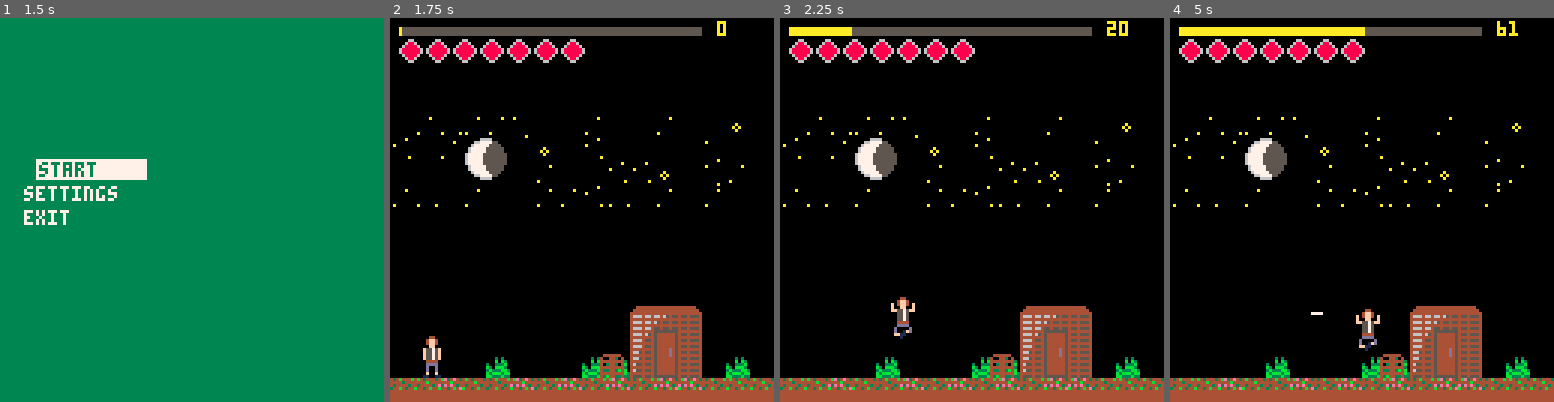
Above: before the commit, frames 1-4 (left to right).
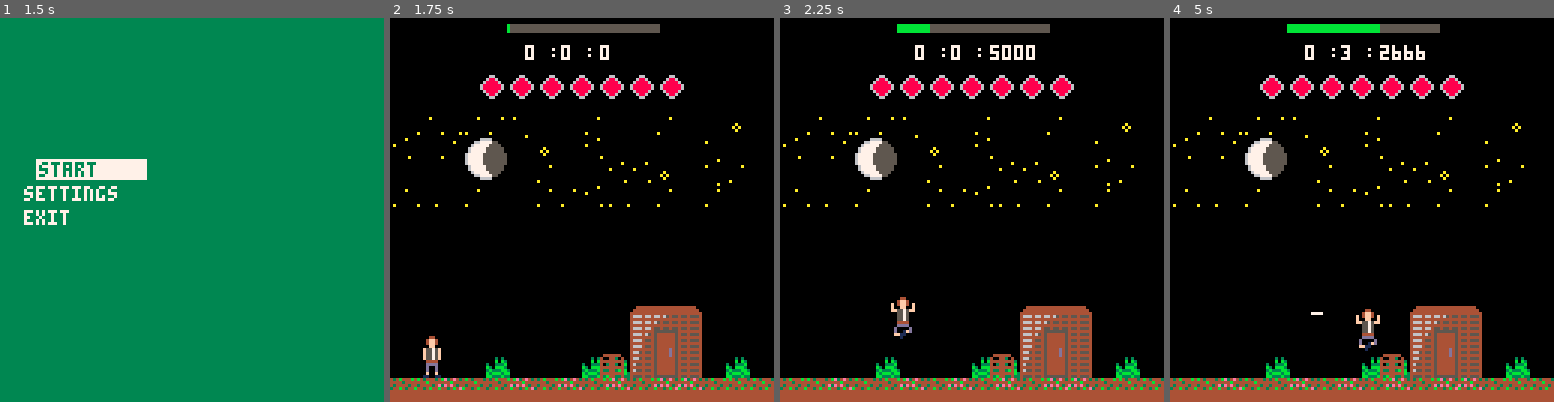
Above: after the commit, the same moments.

Repository: thomasbarrepitous/prototype_twd_pico8
Game: PICO-8 cartridge prototype_game.p8
The game is run twice, just before and just after one commit, with the same random seed, the same clock (stepped at 60 frames per second) and the same inputs.
Inputs:
- Up to frame 1 (1.5 s): tap X (X key) at 0.33, 1.07 s; tap O (Z key) at 0.7 s
- Up to frame 2 (1.75 s): hold Right from 1.6 s (still down); tap O (Z key) at 1.7 s
- Up to frame 3 (2.25 s): tap X (X key) at 1.85 s; release Right at 2.1 s; tap O (Z key) at 2.1 s; hold Up from 2.15 s (still down)
- Up to frame 4 (5 s): release Up at 2.42 s; hold Right 2.47-3.03 s; tap O (Z key) every 0.4 s from 2.5 to 4.9 s; tap X (X key) at 2.97, 4.08 s; hold Left 3.08-3.58 s; hold Down 3.63-3.97 s; hold Right 4.02-4.68 s; hold Up from 4.73 s (still down)

Frame 1 is identical in both runs. In frame 2, 5.2% of the frame differs, in the area x 2-88%, y 0-22%; in frame 3, 5.6%; in frame 4, 5.8%, in the area x 2-91%, y 0-22%.

Commit message:
v.1.0.5 - 04/05/2018

Diff:
--- a/prototype_game.p8
+++ b/prototype_game.p8
@@ -12,6 +12,8 @@
 now = 0
 last_attack = 0
 attack_cooldown = 0.5
+start_run = 0
+end_run = 0
 
 -- 0 = menu
 -- 1 = game
@@ -25,11 +27,13 @@
 gravity = 0.9
 --in order to not spawn too many
 z_number = 0
-max_z_number = 10
-
+max_z_number = 25
+
+-- animation
 animation_speed = 3
 frame = 0
 
+-- arrays
 actor = {}
 zombie = {}
 obstacle = {}
@@ -40,11 +44,15 @@
 bullet_shoot = false
 house = false
 haunted_house = false
-lever = false
-
+first_time = true
+
+-- map
 interaction_map = 0
 last_map = 1
 last_x = x
+
+-- menu
+win = false
 
 function _update()
 	if game_state == 0 then
@@ -53,6 +61,8 @@
 		update_game()
 	elseif game_state == 2 then
 		update_gameover()
+	elseif game_state == 3 then
+		update_win()
 	elseif game_state == 4 then
 		update_warning()
 	end
@@ -66,6 +76,8 @@
 		draw_game()
 	elseif game_state == 2 then
 		draw_gameover()
+	elseif game_state == 3 then
+		draw_win()
 	elseif game_state == 4 then
 		draw_warning()
 	end
@@ -78,6 +90,7 @@
 
 function gameinit()
 	map()
+	start_run = time()
 	game_state = 1
 	game_map = 1
 	game_map_init()
@@ -88,18 +101,15 @@
 	clear_everything()
 	house = false
 	haunted_house = false
+	max_y = 112
 
 	if game_map == 1 then
-
 		make_obstacle(70,112,7,10,64)
 		make_interaction(89,105,6,14,98)
-
 	elseif game_map == 2 then
-
 		make_obstacle(90,112,7,10,64)
 		make_obstacle(30,112,7,10,64)
 		make_interaction(65,105,15,14,99)
-
 	elseif game_map == 3 then
 		make_obstacle(120,112,7,10,80)
 		make_obstacle(120,104,7,10,80)
@@ -111,6 +121,98 @@
 		make_interaction(31,105,15,14,99)
 	elseif game_map == 5 then
 	elseif game_map == 6 then
+		make_obstacle(88,112,7,10,80)
+		make_obstacle(96,104,7,10,80)
+		make_obstacle(104,96,7,10,80)
+		make_obstacle(112,88,7,10,80)
+		make_obstacle(120,88,7,10,80)
+	elseif game_map == 7 then
+		max_y = screen_y
+		make_obstacle(0,96,7,10,80)
+		make_obstacle(0,88,7,10,80)
+		make_obstacle(8,96,7,10,80)
+		make_obstacle(8,88,7,10,80)
+		make_obstacle(24,96,7,10,80)
+		make_obstacle(32,96,7,10,80)
+		make_obstacle(40,96,7,10,80)
+		make_obstacle(48,96,7,10,80)
+		make_obstacle(72,96,7,10,80)
+		make_obstacle(80,96,7,10,80)
+		make_obstacle(88,96,7,10,80)
+		make_obstacle(112,96,7,10,80)
+		make_obstacle(120,96,7,10,80)
+	elseif game_map == 8 then
+	 max_y = screen_y
+		make_obstacle(0,96,7,10,80)
+		make_obstacle(8,96,7,10,80)
+		make_obstacle(32,104,7,10,80)
+		make_obstacle(48,112,7,10,80)
+		make_obstacle(72,112,7,10,80)
+		make_obstacle(96,112,7,10,80)
+		make_obstacle(96,120,7,10,80)
+		make_obstacle(120,120,7,10,80)
+	elseif game_map == 9 then
+		max_y = screen_y
+		make_obstacle(0,120,7,10,80)
+		make_obstacle(8,120,7,10,80)
+		make_obstacle(16,120,7,10,80)
+		make_obstacle(24,120,7,10,80)
+		make_obstacle(80,120,7,10,80)
+		make_obstacle(88,120,7,10,80)
+		make_obstacle(96,120,7,10,80)
+		make_obstacle(104,120,7,10,80)
+		make_obstacle(112,120,7,10,80)
+		make_obstacle(120,120,7,10,80)
+	elseif game_map == 10 then
+		max_y = screen_y
+		make_obstacle(0,120,7,10,80)
+		make_obstacle(8,120,7,10,80)
+		make_obstacle(16,120,7,10,80)
+		make_obstacle(26,120,7,10,80)
+		make_obstacle(56,112,7,10,80)
+		make_obstacle(56,120,7,10,101)
+		--make_obstacle(64,120,7,10,80)
+		make_obstacle(72,120,7,10,80)
+		--make_obstacle(80,120,7,10,80)
+		make_obstacle(88,120,7,10,80)
+		make_obstacle(96,120,7,10,101)
+		make_obstacle(104,120,7,10,68)
+		make_obstacle(112,120,7,10,84)
+		make_obstacle(120,120,7,10,80)
+	elseif game_map == 11 then
+		max_y = screen_y
+		make_obstacle(0,120,7,10,16)
+		make_obstacle(8,120,7,10,16)
+		make_obstacle(16,120,7,10,16)
+		make_obstacle(24,120,7,10,16)
+		make_obstacle(32,120,7,10,16)
+		make_obstacle(40,120,7,10,16)
+		make_obstacle(40,112,7,10,16)
+		make_obstacle(56,120,7,10,16)
+		make_obstacle(56,112,7,10,16)
+		make_obstacle(56,104,7,10,16)
+		make_obstacle(72,120,7,10,16)
+		make_obstacle(72,112,7,10,16)
+		make_obstacle(72,104,7,10,16)
+		make_obstacle(88,120,7,10,16)
+		make_obstacle(88,112,7,10,16)
+		make_obstacle(88,104,7,10,16)
+		make_obstacle(88,96,7,10,16)
+		make_obstacle(104,120,7,10,16)
+		make_obstacle(104,112,7,10,16)
+		make_obstacle(120,120,7,10,16)
+		make_obstacle(120,112,7,10,16)
+		make_obstacle(120,104,7,10,16)
+		make_obstacle(120,96,7,10,16)
+	elseif game_map == 12 then
+		make_obstacle(120,112,7,10,16)
+		make_obstacle(120,104,7,10,16)
+		make_obstacle(120,96,7,10,16)
+		make_obstacle(120,88,7,10,16)
+		make_obstacle(120,80,7,10,16)
+		make_zombie(screen_x-20,112,rnd(75)*0.01+0.5,game_map)
+		make_zombie(screen_x-30,112,rnd(75)*0.01+0.5,game_map)
+		z_number+=2
 	elseif game_map == 98 then
 		house = true
 		make_obstacle(48,112,10,10,112)
@@ -164,20 +266,21 @@
 		a.hp=0
 	end
 
+	last_map_event()
+
 	if a.hp == 0 then
 		game_state = 2
+		sfx(1)
 		clear_everything()
 		for z in all(zombie) do
 			del(zombie,z)
 		end
-		sfx(1)
-	end
-
-	if a.noise>99 and z_number < max_z_number and not (house or haunted_house) then
+	end
+
+	if a.noise>99 and z_number < max_z_number and not (house or haunted_house or game_map>=7) then
 		repeat
 			z_x = rnd(screen_x-10)+10
 		until not is_in_obstacle(z_x,6)
-
 		make_zombie(z_x,112,rnd(75)*0.01+0.5,game_map)
 		z_number+=1
 		a.noise-=30
@@ -213,6 +316,24 @@
 	control_player()
 	bullet_moving()
 	zombie_moving()
+end
+
+function last_map_event()
+	if game_map==12 then
+		if first_time then
+			for z in all(zombie) do
+				del(zombie,z)
+			end
+			for i=1,z_number do
+				z_x = rnd(screen_x-10)+10
+				make_zombie(z_x,112,rnd(75)*0.01+0.5,game_map)
+			end
+			first_time = false
+		end
+		if z_number==0 then
+			game_state=3
+		end
+	end
 end
 
 function is_in_obstacle(x,h)
@@ -310,20 +431,32 @@
 
 function draw_hud()
 	-- noise bar background
-	rectfill(3,3,103,5,5)
+	rectfill(39,2,89,4,5)
 	-- noise bar
-	rectfill(3,3,3+a.noise,5,10)
 	if flr(a.noise)==100 then
-		print(flr(a.noise),109,1,8)
+		rectfill(39,2,39+a.noise/2,4,8)
 	else
-		print(flr(a.noise),109,1,10)
-	end
+		rectfill(39,2,39+a.noise/2,4,11)
+	end
+
+	-- timer
+		act = time()-start_run
+		minutes = flr(act/60)
+		seconds = flr(act%60)
+		mil_seconds = flr((act%1)*10000)
+
+		print(minutes,45,9,7)
+		print(":",53,9,7)
+		print(seconds,57,9,7)
+		print(":",65,9,7)
+		print(mil_seconds,70,9,7)
+
 	-- ♥♥♥ hp bar
 	-- interval between hearts
 	cpt=0
 	for i=1,a.hp do
-		spr(44,3+cpt,7)
-		cpt+=9
+		spr(44,30+cpt,19)
+		cpt+=10
 	end
 end
 
@@ -343,6 +476,25 @@
 		print("press 🅾️ or ❎ to continue",12,100,time()%2+7)
 	end
 	frame+=1
+end
+
+function draw_win()
+	win = true
+	-- https://www.lexaloffle.com/bbs/?tid=3726
+	-- found it cool but maybe make some changes ?
+	t=0
+	while not btn(4) or btn(5) do
+		t+=1
+		cls(1)
+		for x=0,63 do
+			for y=0,63 do
+				pset(x*2+y%2,y*2,8+(t/16+((x-32)/(y-32)))%8)
+			end
+		end
+		print("you survived !", 64 - (14 * 2), 60)
+		flip()
+	end
+	game_state = 4
 end
 
 function draw_menu()
@@ -376,9 +528,18 @@
 		map(102,0,0,64,16,8)
  	map(17,0,0,0,16,8)
  elseif game_map == 7 then
+ 	map(102,8,0,64,16,8)
  elseif game_map == 8 then
+		map(85,8,0,64,16,8)
  elseif game_map == 9 then
+ 	map(68,8,0,64,16,8)
  elseif game_map == 10 then
+ 	map(51,8,0,64,16,8)
+ elseif game_map == 11 then
+ 	map(34,8,0,64,16,8)
+ elseif game_map == 12 then
+ 	map(17,8,0,64,16,8)
+ elseif game_map == 13 then
 	elseif game_map == 98 then
 		map(0,8,0,64,16,8)
  	map(17,0,0,0,16,8)
@@ -471,7 +632,7 @@
 	end
 	if (btn(0)) then
 		a.new_x-=2.5
- 	if not player_obstacle_collision() and not ((game_map==1 or game_map==4) and a.x<3) then
+ 	if not player_obstacle_collision() and not ((game_map==1 or game_map==4 or game_map==12) and a.x<3) then
  		a.x-=2.5
  		if jump then
  			a.state = 5
@@ -624,7 +785,7 @@
 	z.spr = 33
 	z.accel = 0
 	z.speed = speed
-	z.hp = 7
+	z.hp = 5
 	z.hurt = false
 	z.blocked = false
 	-- frame until the zombie is
@@ -658,9 +819,12 @@
 
 function zombie_moving()
 	a.hurt = false
+	-- maybe not very useful
 	accel_zombie()
 
 	for z in all(zombie) do
+
+	z.accel = 1
 
 		if z.map_location == game_map then
 			z.on_map = true
@@ -668,9 +832,23 @@
 			z.on_map = false
 		end
 
+		if (z.y<=max_y) then
+	 	z.new_y=z.new_y+gravity
+			if not zombie_obstacle_collision() then
+				z.y=z.y+gravity
+			else
+				z.new_y=z.new_y-gravity
+			end
+		end
+
+		if z.y >= screen_y then
+			del(zombie,z)
+			z_number-=1
+		end
+
 		if z.spawning < 0 then
 			if z.hurt and z.on_map then
-				z.hp-=1
+				z.hp-=2
 				sfx(6)
 			end
 
@@ -708,9 +886,11 @@
 					z.x+=z.accel*z.speed
 					z.new_x+=z.accel*z.speed
 				else
-					z.map_location+=1
-					z.x = 3
-					z.new_x = 3
+					if game_map<7 then
+						z.map_location+=1
+						z.x = 3
+						z.new_x = 3
+					end
 				end
 			end
 			if z.map_location > game_map then
@@ -946,7 +1126,7 @@
  menu_timer=0
 end
 -->8
--- game over and warning --
+-- game over, win and warning --
 
 function warning_init()
 	last = time()
@@ -955,6 +1135,16 @@
 function update_warning()
 	if (btn(4) or btn(5) or btn(10) or btn(11)) and (now-last)>1 then
 		game_state = 0
+	end
+end
+
+function win_init()
+	last = time()
+end
+
+function update_win()
+	if (btn(4) or btn(5) or btn(10) or btn(11)) and (now-last)>1 then
+		win = false
 	end
 end
 
@@ -1095,14 +1285,14 @@
 55dddd6600000000000000003b33bbb0444444445444444554444445466645545444444545545554066645545455444554445545455455544444444444444444
 511111d60000000000000000b3bbb3b34444444454444445544444454444444454444d45444444440444444455454d4554d44445444444444444444444444444
 1111111d0000000000000000bb333b334444444455555555555555554665455454444d45455455540665455454444d4554d44445455455544444444444444444
-000000000000000000000000030000004be34e4345454445454644454444444454444d45444444440044444454444d4554d44445444444440555555554444444
-0808080000000000000000000b0303004444b4444444644444445444466545545444444545545554006545545444444554444445455455540544444454444444
-0a0a0a000000000000000000033b0330e3e4e4344644446446444454444444445444444544444444004444445744444554444445400444440554444454444444
-0a0a0a00000000000000000033b303b0b4434b4e5445454454454644465545545444444545545554065545545474447554445445000055540544444454444444
-00aaa000000000000000000073bb3b30444444444444444444444444444444445444444544444444044444445447474554455445000004440555555554444444
-000a000000000000000000003773bbb0444444444444444444444444465545545444444545545554465545545474744554454445450055540544444454444444
-000a00000000000000000000737b73b3444444444444444444444444444444445444444544444444444444445744474554544445444444440554444454444444
-0aaaaa000000000000000000b7373b33444444444444444444444444455545545555555545545554455545545555555555555555455455540555555554444444
+000000005dddddd500000000030000004be34e4345454445454644454444444454444d45444444440044444454444d4554d44445444444440555555554444444
+0808080015dddd5d000000000b0303004444b4444444644444445444466545545444444545545554006545545444444554444445455455540544444454444444
+0a0a0a00115555dd00000000033b0330e3e4e4344644446446444454444444445444444544444444004444445744444554444445400444440554444454444444
+0a0a0a00115555dd0000000033b303b0b4434b4e5445454454454644465545545444444545545554065545545474447554445445000055540544444454444444
+00aaa000115555dd0000000073bb3b30444444444444444444444444444444445444444544444444044444445447474554455445000004440555555554444444
+000a0000115555dd000000003773bbb0444444444444444444444444465545545444444545545554465545545474744554454445450055540544444454444444
+000a00001111111d00000000737b73b3444444444444444444444444444444445444444544444444444444445744474554544445444444440554444454444444
+0aaaaa001111111100000000b7373b33444444444444444444444444455545545555555545545554455545545555555555555555455455540555555554444444
 0044444444444444444444000000000000000000444444445555555500000000444444440000000044444445544444445fff5fff000000500000000044444445
 044444444444444444444440005550000055500047044004444444440044444444444444444444004544544554454444f5f5ff5f000000500000000044444445
 44444444444444444444444400565000005450004074407400000000044444444444444444444440444444455444445455555555000005000000000044444445
@@ -1112,26 +1302,26 @@
 00004004000000004000400000555000005550004004707400000000444444444444444444444444454445455445444444454444444444444444444444444445
 00004004000000004000400000000000000000004444444400000000444444455555555554444444445444455444445444444444555555555555555544444445
 __gff__
-00000000000000000000000000000000000000000000000000000000000000000000000000000000000000000000000000000000000000000000000000000000ffff0000000101000000000000000000030000000001010001000002020000000000000000000000010000020200000000000000000000000000000000000000
+00000000000000000000000000000000000000000000000000000000000000000000000000000000000000000000000000000000000000000000000000000000ffff0000000101000000000000000000030000000001010001000002020000000003000000000000010000020200000000000000000000000000000000000000
 0000000000000000000000000000000000000000000000000000000000000000000000000000000000000000000000000000000000000000000000000000000000000000000000000000000000000000000000000000000000000000000000000000000000000000000000000000000000000000000000000000000000000000
 __map__
-000000000000000000000000000000002b00000000000000000000000000c600002b000000000000000000000000000000002b000000000000000000000000000000502b500000000000000000000000000000002b000000210000000000000021000000002b000000000000000000000000000000002b000000000000000000
-000000000000000000000000000000002b000000000000000000000000000000002b000000000000000000000000000000002b000000000000000000000000000000502b500000000000000000000000000000002b000000600000000000000060000000002b000000000000000000000000000000582b000000000000000000
-000000000000000000000000000000002b000000000000000000000000000000002b000000000000000000000000000000002b000000000000000000000000000000502b500000000000000000000000000000002b000000000000210000000000000000002b000000000000000000000000000000682b000000000000000000
-000000000000000000000000000000002bc60000000000000000000000000000002b000000000000000000000000000000002b000000000000000000000000000000502b500000000000000000000000000000002b000000000000600000000000000000002b000000000000000000000000000050502b000000000000000000
-000000000000000000004748490000002b002636262625000026000026000024002b000000000000004a4b4c4d00000000002b000000000000000000000000000000502b5000004a4b4c490000000000000000002b000000000000000000000000000000002b000000000000000000000000005000002b000000000000000000
-0000000000d1d10000005758590000002b270026222300240027000000002500002b000000000000005a5b5c5d00000000002b00000000000000000000000000002e502b500000575b5c5d0000000000000000002b000000000000000000000000000000002b000000000000000000000000500000002b000000000000000000
-0000000043d1000043536768690043002b000000323300260000272724002526002b000000534363436a6b6c6d00634343002b000000000000000000000000002e2e502b5000636a6b6c6d0000000063630000002b000000000000000000634363635363432b634363636353636363536350000000002b000000000000000000
+000000000000000000000000000000002b00000000000000000000000000c600002b000000000000000000000000000000002b000000000000000000000000000000502b500000000000000000000000000000002b000000210000000000000021000000002b000000000000000000000000000050502b000000000000000000
+000000000000000000000000000000002b000000000000000000000000000000002b000000000000000000000000000000002b000000000000000000000000000000002b000000000000000000000000000000002b000000600000000000000060000000002b000000000000000000000000000050462b000000000000000000
+000000000000000000000000000000002b000000000000000000000000000000002b000000000000000000000000000000002b000000000000000000000000000000502b500000000000000000000000000000002b000000000000210000000000000000002b000000000000000000000000000050562b000000000000000000
+000000000000000000000000000000002bc60000000000000000000000000000002b000000000000000000000000000000002b000000000000000000000000000000002b000000000000000000000000000000002b000000000000600000000000000000002b000000000000000000000000000050502b000000000000000000
+000000000000000000004748490000002b002636262625000026000026000024002b000000000000004a4b4c4d00000000002b000000000000000000000000000000502b5000004a4b4c490000000000000000002b000000000000000000000000000000002b000000000000000000000000005050502b000000000000000000
+0000000000d1d10000005758590000002b270026222300240027000000002500002b000000000000005a5b5c5d00000000002b00000000000000000000000000002e002b000000575b5c5d0000000000000000002b000000000000000000000000000000002b000000000000000000000000505050502b000000000000000000
+0000000043d1000043536768690043002b000000323300260000272724002526002b000000534363436a6b6c6d00634343002b000000000000000000000000002e2e502b5000636a6b6c6d0000000063630000002b000000000000000000634363635363432b634363636353636363536350505050502b000000000000000000
 445464544464446444644464644454542b263600260000262627360026002600002b446444546464444464644444644464442b446444646454444464546444646464442b666566656666656566656566656566652b656665656566656566666565666566652b656665656666656565666666656565662bdd0000000000000000
-000000000000000000000000000000002bdddd50505050505050505050505000dd2bdd00dddddddddddddddddddddddddddd2bdddddddddddddddddddddddddddddddd2bdddddddddddddddddddddddddddddddd2bdddddddddddddddddddddddddddddddd2bdddddddddddddddddddddddddddddddd2bdddddddddddddddddd
-777878787878787878787878787878792b005000000000000000000000000050002b000000000000000000000000000000002b000000000000000000000000000000002b000000000000000000000000000000002b000000000000000000000000000000002b450000000000000000000000000000002b000000000000000000
-7f00000000000000000000000000006f2b500000000000000000000000000000502b000000000000000000000000000000002b000000000000000000000000000000002b000000000000000000000000000000002b000000000000000000000000000000002b550000000000000000000000000000002b000000000000000000
-7f0000007d7e000000007e7e0000006f2b000000000000000000000000000000502b000000000000000000000000000000002b000000000000000000000000000000002b000000000000000000000000000000002b500000000000000000000000000000002b505050505050500000505050000050502b000000000000000000
-7f0000004e4e000000004e4e0000006f2b000000000000000000000000000000502b000000000000000000000000000000002b000000000000000000000000000000002b000000000000000000000000000000002b005000000000000000000000000000002b000000000000000000000000000000002b000000000000000000
-4500000076760060000076760000006f2b000000000000000000000000000000502b000000000000004000000040000000402b000000000000000000000000000000002b000000000000000000000000000000002b000000000000000000000000000000002b000000000000000000000000000000002b000000000000000000
-55000000000070717200000000006e6f2b000000000000000000000000000000502b000000000000005000400050000000502b000000000000000000000000000000002b000000000000000000000000000000002b000000005000000000000000000000002b000000000000000000000000000000002b000000000000000000
-5e4f4f4f4f4f4f4f4f4f4f4f4f4f4f5f2b000000000000000000000000000000502b000000000040005000500050004000502b000000000000000000000000000000002b000000000000000000000000000000002b000000000050000000000000000000002b000000000000000000000000000000002b000000000000000000
-000000000000000000000000000000002b646464646464646464646464646464642b445444645464546464646464646464642b505050502121216566656554654454542b505021212150502121215050212150502bdddddddddddd505050505050505050502b000000000000000000000000000000002bdddddddddddddddddd
+000000000000000000000000000000002bdddd50505050505050505050505000dd2bdd00dddddddddddddddddddddddddddd2bdddddddddddddddddddddddddddddddd2bdddddddddddddddddddddddddddddddd2bdddddddddddddddddddddddddddddddd2b505000000000000000000000000000002bdddddddddddddddddd
+777878787878787878787878787878792b005000610000610000610000610050002b000000000000000000000000000000002b000000000000000000000000000000002b000000000000000000000000000000002b000000000000000000000000000000002b455000000000000000000000000000002b000000000000000000
+7f00000000000000000000000000006f2b505050505050505050505050505050502b000000000000000000000000000000002b000000000000000000000000000000002b000000000000000000000000000000002b000000000000000000000000000000002b555000000000000000000000000000002b000000000000000000
+7f0000007d7e000000007e7e0000006f2b500000610000610000610000610000502b000000000000000000000000000000002b000000000000000000000000000000002b000000000000000000000000000000002b000000000000000000000000000000002b505000000000000000000000000000002b000000000000000000
+7f0000004e4e000000004e4e0000006f2b500000610000610000610000610000502b000000000000000000000040000000402b000000000000000000000000000000002b000000000000000000000000000000002b505000000000000000000000000000002b505000505050500000505050000050502b000000000000000000
+4500000076760060000076760000006f2b500000610000610000610000610000502b000000000000004000400050000000502b000000000000000000000000000000002b000000000000000000000000000000002b000000005000000000000000000000002b000000000000000000000000000000002b000000000000000000
+55000000000070717200000000006e6f2b500000610000610000610000610000502b000000000040005000500050004000502b000000000000005000000000000000002b000000000000000000000000000000002b000000000000500000500000500000002b000000000000000000000000000000002b000000000000000000
+5e4f4f4f4f4f4f4f4f4f4f4f4f4f4f5f2b646464646464646464646464646464642b445444645464006400640064006400642b505050000000006500500050654454502b505050500000000000005050505050502b000000000000000000000000500000502b000000000000000000000000000000002b000000000000000000
+000000000000000000000000000000002b000000000000000000000000000000002b000000000000000000000000000000002b000000000000000000000000000000002b000000000000000000000000000000002b000000000000000000000000000000002b000000000000000000000000000000002bdddddddddddddddddd
 777878787878787878787878787878792b000000000000000000000000000000002b000000000000000000000000000000002b000000000000000000000000000000002b000000000000000000000000000000002b000000000000000000000000000000002b000000000000000000000000000000002b000000000000000000
 7a00000000000000000000000000007b2b000000000000000000000000000000002b000000000000000000000000000000002b000000000000000000000000000000002b000000000000000000000000000000002b000000000000000000000000000000002b000000000000000000000000000000002b000000000000000000
 7a0000007e7e000000007e7e0000007b2b000000000000000000000000000000002b000000000000000000000000000000002b000000000000000000000000000000002b000000000000000000000000000000002b000000000000000000000000000000002b000000000000000000000000000000002b000000000000000000
Not shown, changed: the music (__music__) section of prototype_game.p8
Not shown, changed: the sound effects (__sfx__) section of prototype_game.p8
